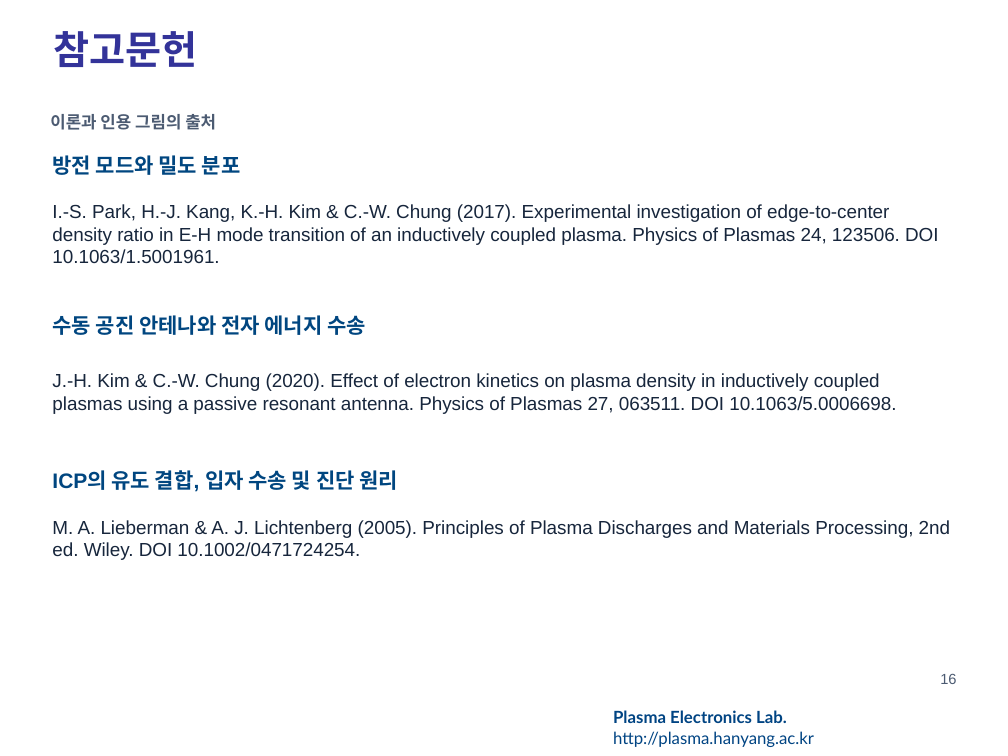
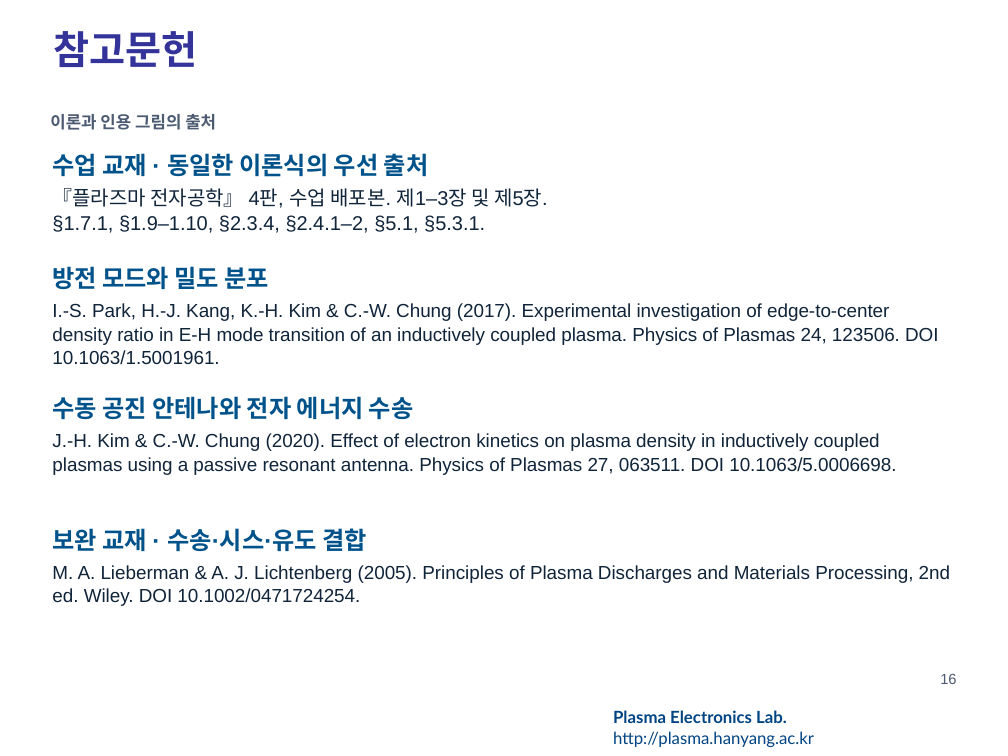
Before and after one commit to garlicjam-pyo/plasma, a slide deck: slide 16 of presentations/1차발표_이론배경판.pptx. Drawn at 1008x756 pixels with LibreOffice and Linux fonts; fonts in the diff are those of the drawing; background and template pictures are left out. Boxes give left, top, right and bottom in pixels: in the first picture for what was removed or moved away, otherwise in the second. Text is boxed around its words. In the diff, an @@ line names an element or a change of style, - is before the commit and + after.

```diff
--- a/presentations/1차발표_이론배경판.pptx
+++ b/presentations/1차발표_이론배경판.pptx
@@ text added at [52, 153, 429, 177], 17.2 pt, text #00528B, bold @@
+수업 교재 · 동일한 이론식의 우선 출처
@@ text at [52, 188, 547, 233]: text changed; size 13.5 to 14.2 pt; text colour #17263C to #10243A @@
-I.-S. Park, H.-J. Kang, K.-H. Kim & C.-W. Chung (2017). Experimental investigation of edge-to-center density ratio in E-H mode transition of an inductively coupled plasma. Physics of Plasmas 24, 123506. DOI 10.1063/1.5001961.
+『플라즈마 전자공학』 4판, 수업 배포본. 제1–3장 및 제5장.
+§1.7.1, §1.9–1.10, §2.3.4, §2.4.1–2, §5.1, §5.3.1.
@@ text "방전 모드와 밀도 분포" at [52, 266, 270, 289]: size 15 to 17.2 pt, text colour #004680 to #00528B; line spacing 1 to 1.03; vertical alignment middle to top @@
@@ text "방전 모드와 밀도 분포": place and size @@
-text "방전 모드와 밀도 분포" at [52, 155, 241, 175]
+text "방전 모드와 밀도 분포" at [52, 266, 270, 289]
@@ text at [52, 303, 938, 364]: text changed; text colour #17263C to #10243A @@
-J.-H. Kim & C.-W. Chung (2020). Effect of electron kinetics on plasma density in inductively coupled plasmas using a passive resonant antenna. Physics of Plasmas 27, 063511. DOI 10.1063/5.0006698.
+I.-S. Park, H.-J. Kang, K.-H. Kim & C.-W. Chung (2017). Experimental investigation of edge-to-center density ratio in E-H mode transition of an inductively coupled plasma. Physics of Plasmas 24, 123506. DOI 10.1063/1.5001961.
@@ text "수동 공진 안테나와 전자 에너지 ...": place and size @@
-text "수동 공진 안테나와 전자 에너지 ..." at [52, 315, 366, 335]
+text "수동 공진 안테나와 전자 에너지 ..." at [52, 396, 414, 420]
@@ text "수동 공진 안테나와 전자 에너지 ..." at [52, 396, 414, 420]: size 15 to 17.2 pt, text colour #004680 to #00528B; line spacing 1 to 1.03; vertical alignment middle to top @@
@@ text added at [52, 433, 896, 475], 13.5 pt, text #10243A @@
+J.-H. Kim & C.-W. Chung (2020). Effect of electron kinetics on plasma density in inductively coupled plasmas using a passive resonant antenna. Physics of Plasmas 27, 063511. DOI 10.1063/5.0006698.
@@ vertical alignment middle to top in 3 elements at [52, 303, 938, 364], [52, 188, 547, 233], [52, 528, 366, 552] @@
@@ text at [52, 528, 366, 552]: text changed; size 15 to 17.2 pt; text colour #004680 to #00528B @@
-ICP의 유도 결합, 입자 수송 및 진단 원리
+보완 교재 · 수송·시스·유도 결합
@@ text "M. A. Lieberman & A. ...": place and size @@
-text "M. A. Lieberman & A. ..." at [52, 520, 950, 560]
+text "M. A. Lieberman & A. ..." at [52, 565, 950, 606]
@@ text "M. A. Lieberman & A. ..." at [52, 565, 950, 606]: text colour #17263C to #10243A; vertical alignment middle to top @@
```
Also in this commit, not shown: 11 other slides changed, 1 other file.
